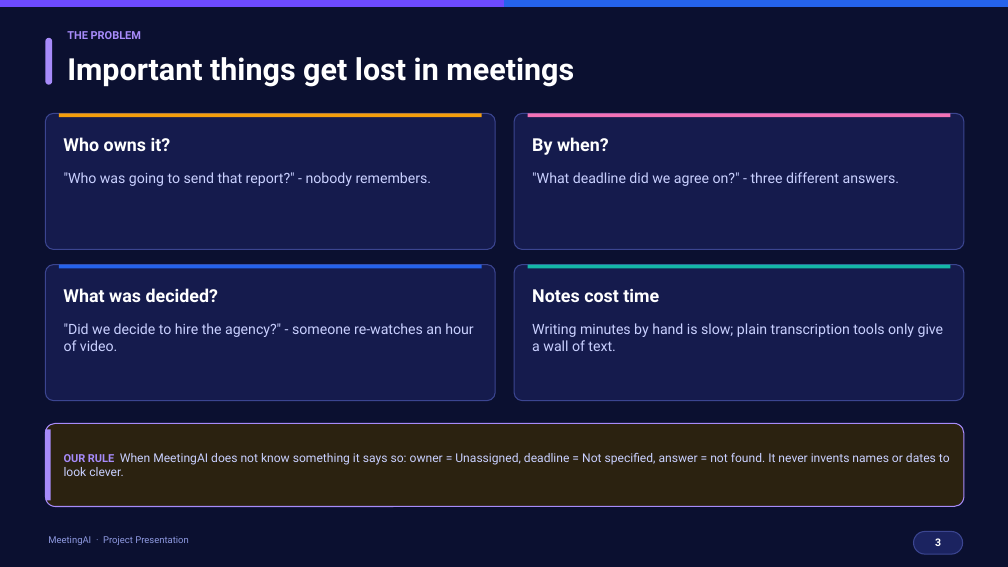
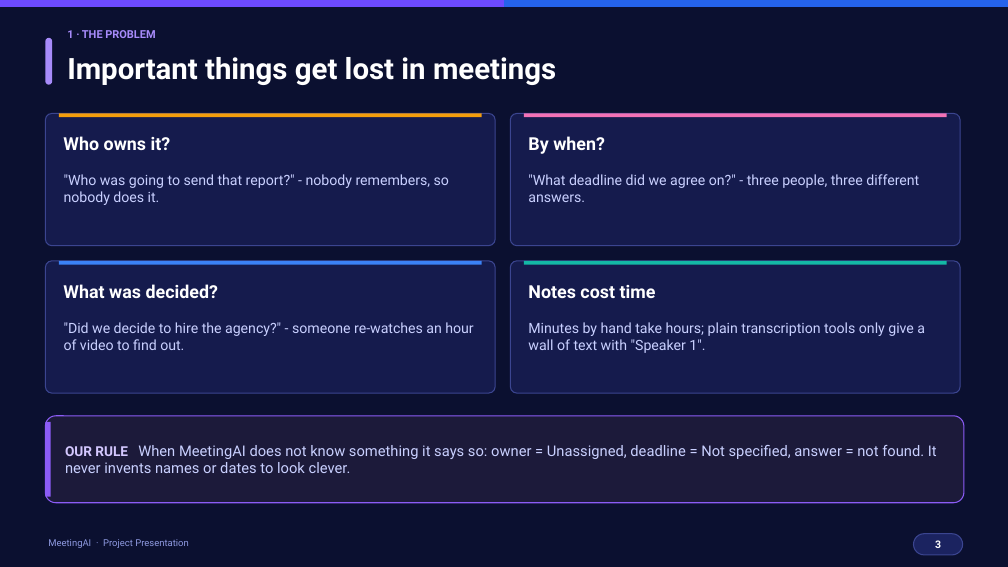
Before and after one commit to nidhitiwari23/Meeting-AI-, a slide deck: slide 3 of docs/MeetingAI_Presentation.pptx. Drawn at 1008x567 pixels with LibreOffice and Linux fonts; fonts in the diff are those of the drawing. Boxes give left, top, right and bottom in pixels: in the first picture for what was removed or moved away, otherwise in the second. Text is boxed around its words. In the diff, an @@ line names an element or a change of style, - is before the commit and + after.

```diff
--- a/docs/MeetingAI_Presentation.pptx
+++ b/docs/MeetingAI_Presentation.pptx
@@ text "Important things get lost in ..." at bbox=[67, 57, 556, 85]: size 29 to 28 pt @@
@@ text at bbox=[67, 30, 155, 38]: text changed @@
-THE PROBLEM
+1 · THE PROBLEM
@@ rounded rectangle: place and size @@
-rounded rectangle at bbox=[45, 113, 495, 250]
+rounded rectangle at bbox=[45, 113, 495, 246]
@@ rounded rectangle: place and size @@
-rounded rectangle at bbox=[514, 113, 964, 250]
+rounded rectangle at bbox=[510, 113, 960, 246]
@@ rectangle: place and size @@
-rectangle at bbox=[528, 113, 951, 117]
+rectangle at bbox=[524, 113, 947, 117]
@@ text "By when?": place and size @@
-text "By when?" at bbox=[532, 137, 609, 155]
+text "By when?" at bbox=[528, 136, 605, 154]
@@ text at bbox=[64, 174, 449, 205]: text changed @@
-"Who was going to send that report?" - nobody remembers.
+"Who was going to send that report?" - nobody remembers, so nobody does it.
@@ text at bbox=[528, 174, 919, 202]: text changed @@
-"What deadline did we agree on?" - three different answers.
+"What deadline did we agree on?" - three people, three different answers.
@@ rounded rectangle: place and size @@
-rounded rectangle at bbox=[45, 265, 495, 401]
+rounded rectangle at bbox=[45, 261, 495, 393]
@@ rectangle at bbox=[59, 261, 482, 265]: fill #2563EB to #3B82F6 @@
@@ proportions changed in 4 elements at bbox=[45, 113, 495, 246], bbox=[510, 113, 960, 246], bbox=[45, 261, 495, 393], bbox=[510, 261, 960, 393] @@
@@ rounded rectangle: place and size @@
-rounded rectangle at bbox=[514, 265, 964, 401]
+rounded rectangle at bbox=[510, 261, 960, 393]
@@ rectangle: place and size @@
-rectangle at bbox=[528, 265, 951, 268]
+rectangle at bbox=[524, 261, 947, 265]
@@ text "Notes cost time": place and size @@
-text "Notes cost time" at bbox=[532, 289, 659, 302]
+text "Notes cost time" at bbox=[528, 285, 656, 298]
@@ text at bbox=[64, 322, 473, 350]: text changed @@
-"Did we decide to hire the agency?" - someone re-watches an hour of video.
+"Did we decide to hire the agency?" - someone re-watches an hour of video to find out.
@@ text at bbox=[528, 322, 925, 353]: text changed @@
-Writing minutes by hand is slow; plain transcription tools only give a wall of text.
+Minutes by hand take hours; plain transcription tools only give a wall of text with "Speaker 1".
@@ 1 text, 1 rectangle, 1 rounded rectangle: place and size @@
-1 text, 1 rectangle, 1 rounded rectangle at bbox=[45, 265, 964, 507]
+1 text, 1 rectangle, 1 rounded rectangle at bbox=[45, 261, 964, 503]
@@ rounded rectangle at bbox=[45, 416, 964, 503]: fill #2B2210 to #1C1A3A; outline #A78BFA 1 pt to #8B5CF6 1 pt @@
@@ text "OUR RULE When MeetingAI does ...": place and size @@
-text "OUR RULE When MeetingAI does ..." at bbox=[64, 453, 950, 476]
+text "OUR RULE When MeetingAI does ..." at bbox=[65, 445, 937, 473]
@@ text "OUR RULE When MeetingAI does ..." at bbox=[65, 445, 937, 473]: size 10.5 to 13 pt, text colour #A78BFA to #D4C8FF in "OUR RULE"; size 11.5 to 14 pt @@
@@ rectangle: place and size @@
-rectangle at bbox=[45, 430, 51, 501]
+rectangle at bbox=[45, 422, 51, 497]
@@ rectangle at bbox=[45, 422, 51, 497]: fill #A78BFA to #8B5CF6 @@
```
Also in this commit, not shown: 12 other slides changed, 32 slides added, 14 slides removed, 1 other file.
